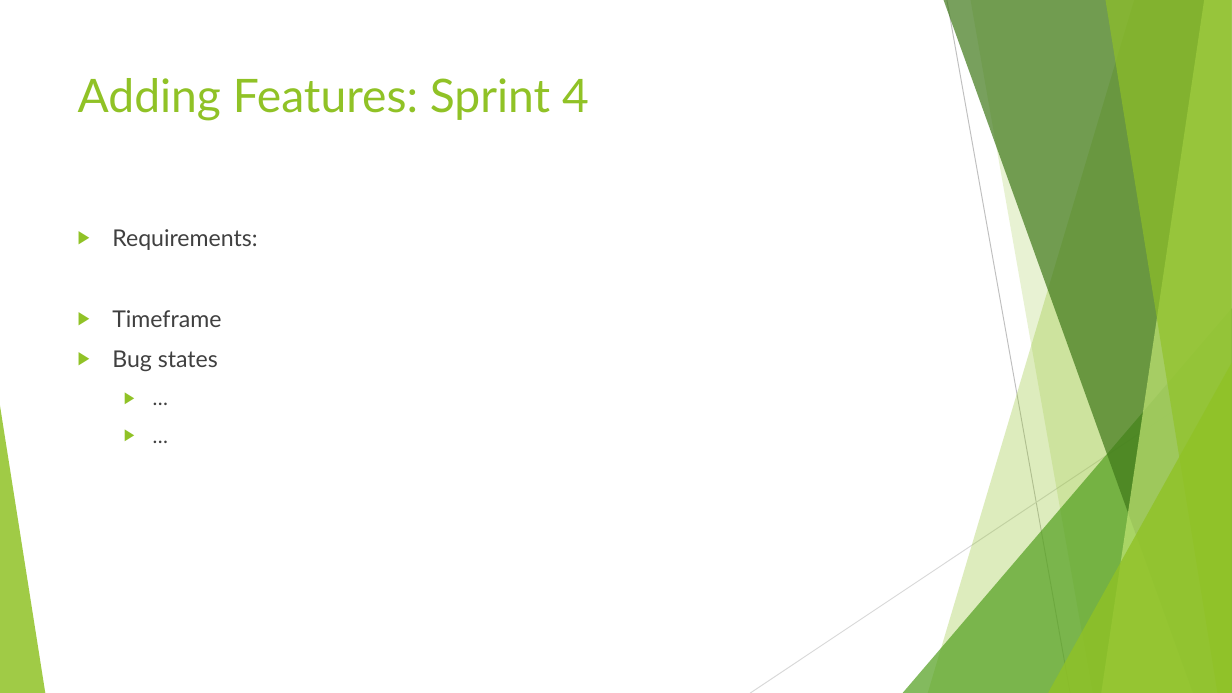
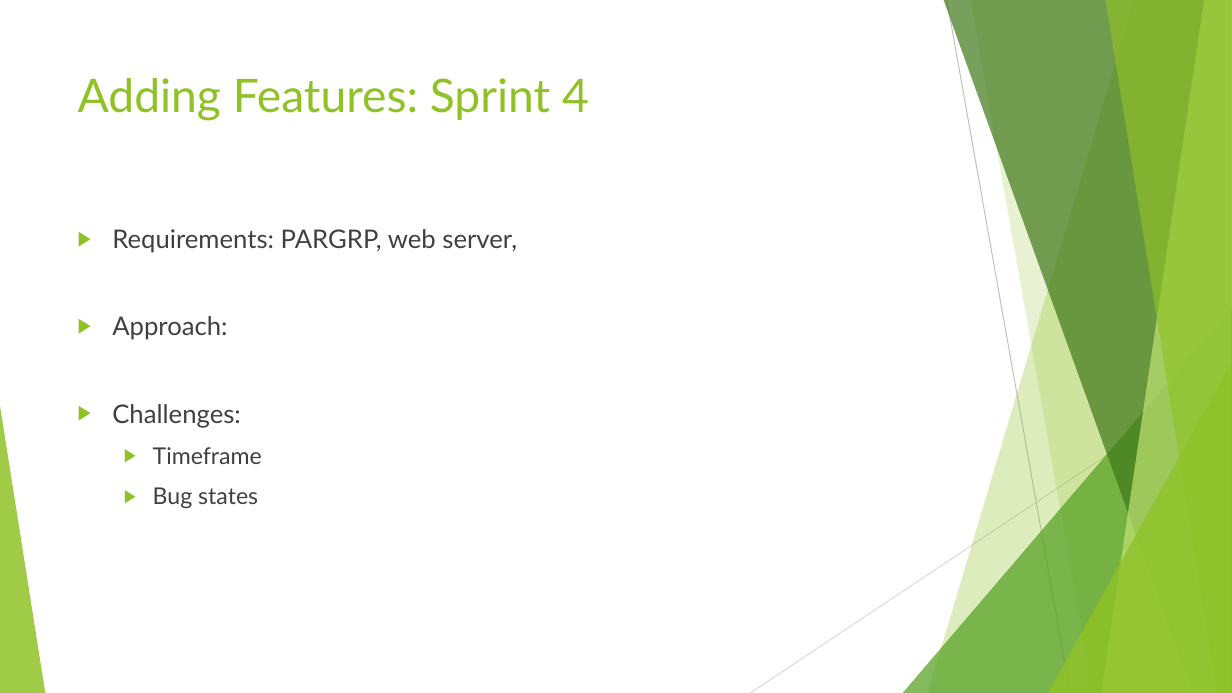
Before and after one commit to jamesonn/CS361_Final_Project, a slide deck: slide 8 of Chrono Timer v1.pptx. Drawn at 1232x693 pixels with LibreOffice and Linux fonts; fonts in the diff are those of the drawing. Boxes give left, top, right and bottom in pixels: in the first picture for what was removed or moved away, otherwise in the second. Text is boxed around its words. In the diff, an @@ line names an element or a change of style, - is before the commit and + after.

```diff
--- a/Chrono Timer v1.pptx
+++ b/Chrono Timer v1.pptx
@@ text at <box>112,229,517,508</box>: paragraphs removed @@
-  ▶ …
-  ▶ …
@@ text at <box>112,229,517,428</box>: text changed; size 18 to 20 pt @@
-▶ Requirements:
+▶ Requirements: PARGRP, web server,
+▶ Approach:
+▶ Challenges:
@@ text at <box>153,447,262,508</box>: list level 1 to 2 in "Timeframe"; list level 1 to 2 in "Bug states" @@
```
Also in this commit, not shown: 4 other slides changed, 1 slide removed.
